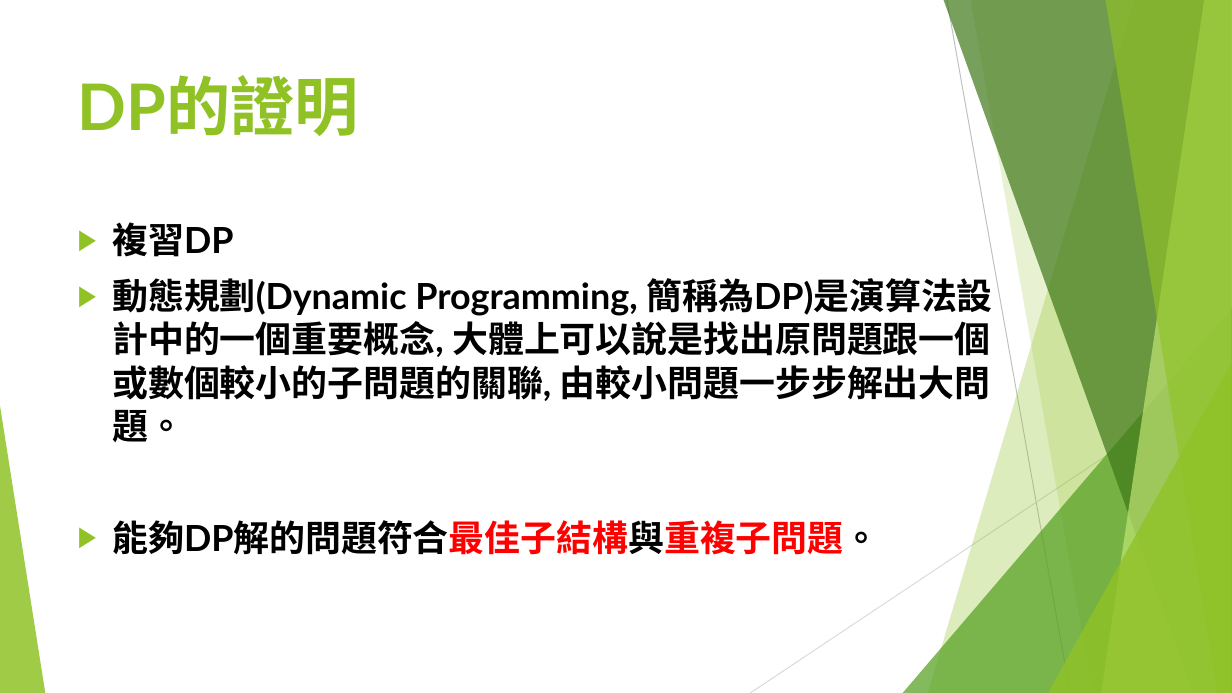
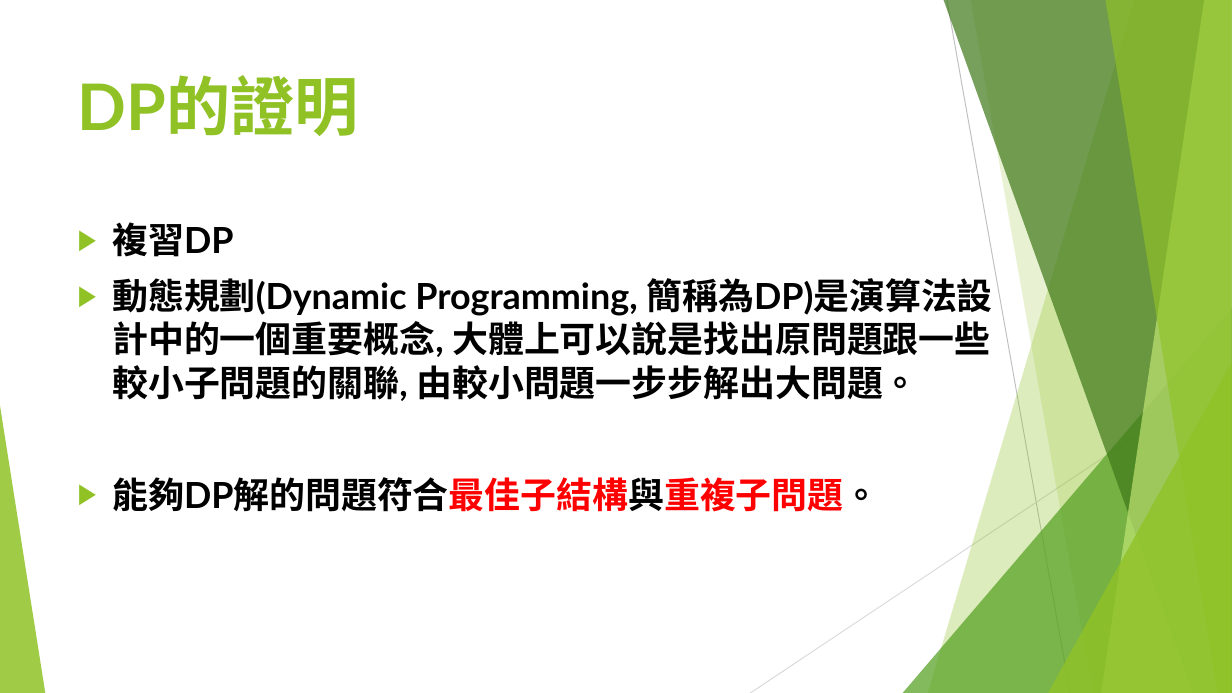
Before and after one commit to S920105123/DP2, a slide deck: slide 5 of presentation/進階動態規劃.pptx (slide 7 before the commit). Drawn at 1232x693 pixels with LibreOffice and Linux fonts; fonts in the diff are those of the drawing. Boxes give left, top, right and bottom in pixels: in the first picture for what was removed or moved away, otherwise in the second. Text is boxed around its words. In the diff, an @@ line names an element or a change of style, - is before the commit and + after.

Commit message:
GG

```diff
--- a/presentation/進階動態規劃.pptx
+++ b/presentation/進階動態規劃.pptx
@@ text at (112,278,992,401): text changed @@
-▶ 動態規劃(Dynamic Programming, 簡稱為DP)是演算法設計中的一個重要概念, 大體上可以說是找出原問題跟一個或數個較小的子問題的關聯, 由較小問題一步步解出大問題。
+▶ 動態規劃(Dynamic Programming, 簡稱為DP)是演算法設計中的一個重要概念, 大體上可以說是找出原問題跟一些較小子問題的關聯, 由較小問題一步步解出大問題。
```
Also in this commit, not shown: 3 slides added, 2 slides removed.
